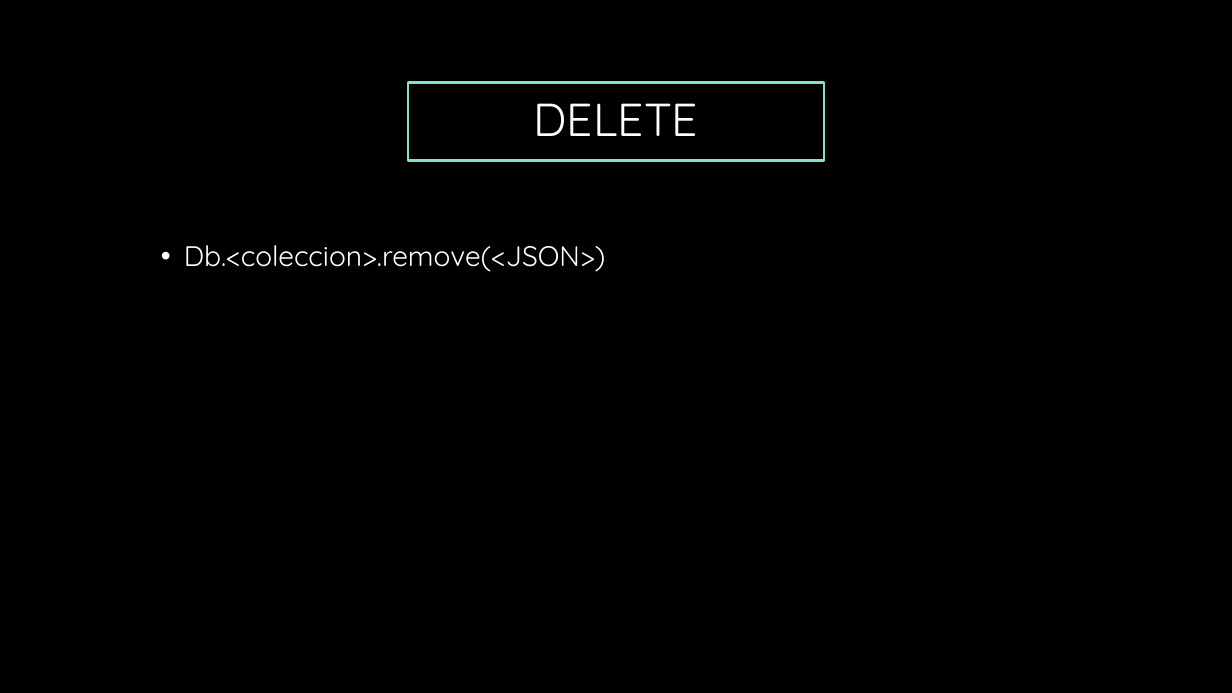
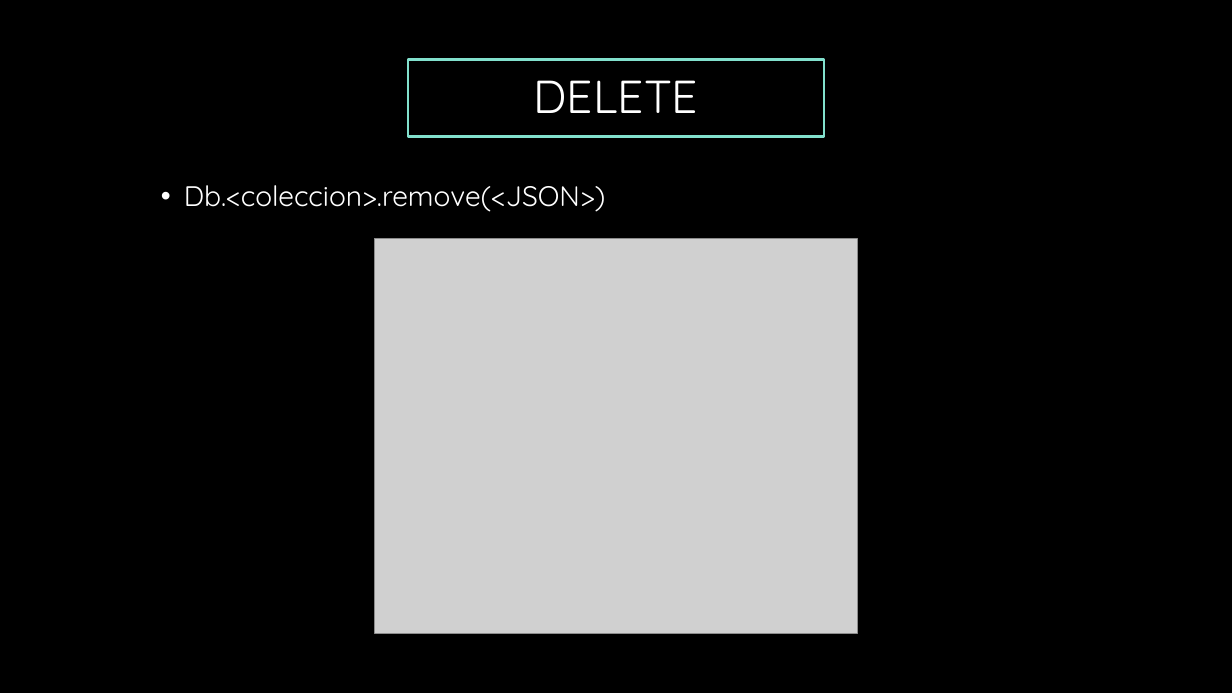
Before and after one commit to adchavesm/Curso-MongoDB, a slide deck: slide 37 of Introduccion a NoSql-Mongodb.pptx. Drawn at 1232x693 pixels with LibreOffice and Linux fonts; fonts in the diff are those of the drawing; grey boxes stand for pictures; background and template pictures are left out. Boxes give left, top, right and bottom in pixels: in the first picture for what was removed or moved away, otherwise in the second. Text is boxed around its words. In the diff, an @@ line names an element or a change of style, - is before the commit and + after.

```diff
--- a/Introduccion a NoSql-Mongodb.pptx
+++ b/Introduccion a NoSql-Mongodb.pptx
@@ title "DELETE": place and size @@
-title "DELETE" at [409,82,824,160]
+title "DELETE" at [409,59,824,137]
@@ text "Db.<coleccion>.remove(<JSON>)": place and size @@
-text "Db.<coleccion>.remove(<JSON>)" at [184,245,606,272]
+text "Db.<coleccion>.remove(<JSON>)" at [184,185,606,212]
@@ picture added at [375,238,858,634] @@
```
Also in this commit, not shown: 3 other slides changed, 2 slides added, 1 other file.
